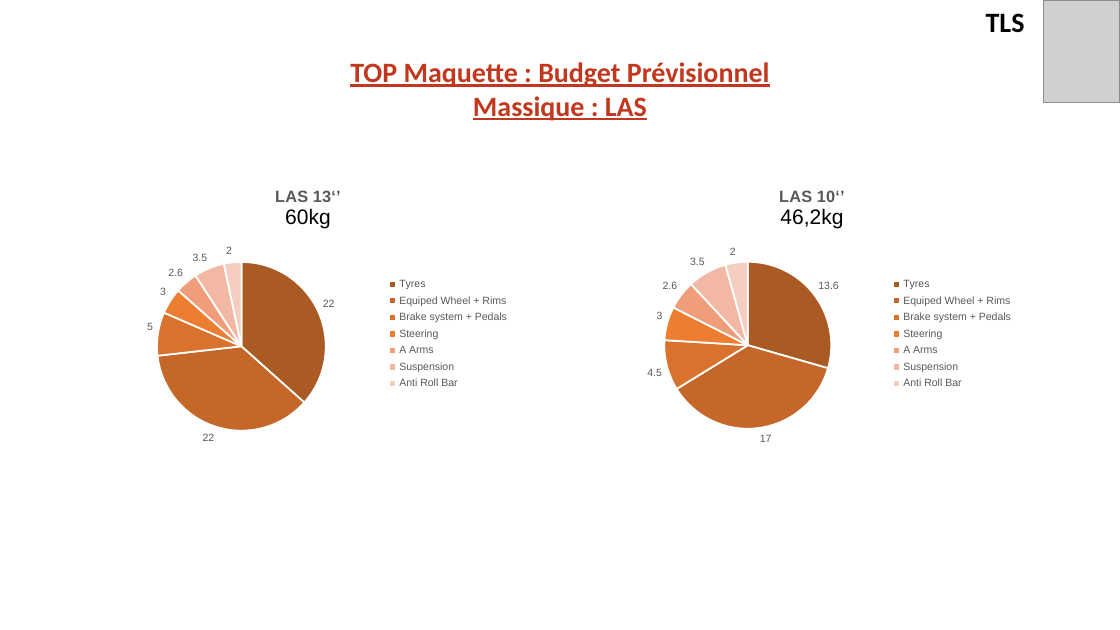
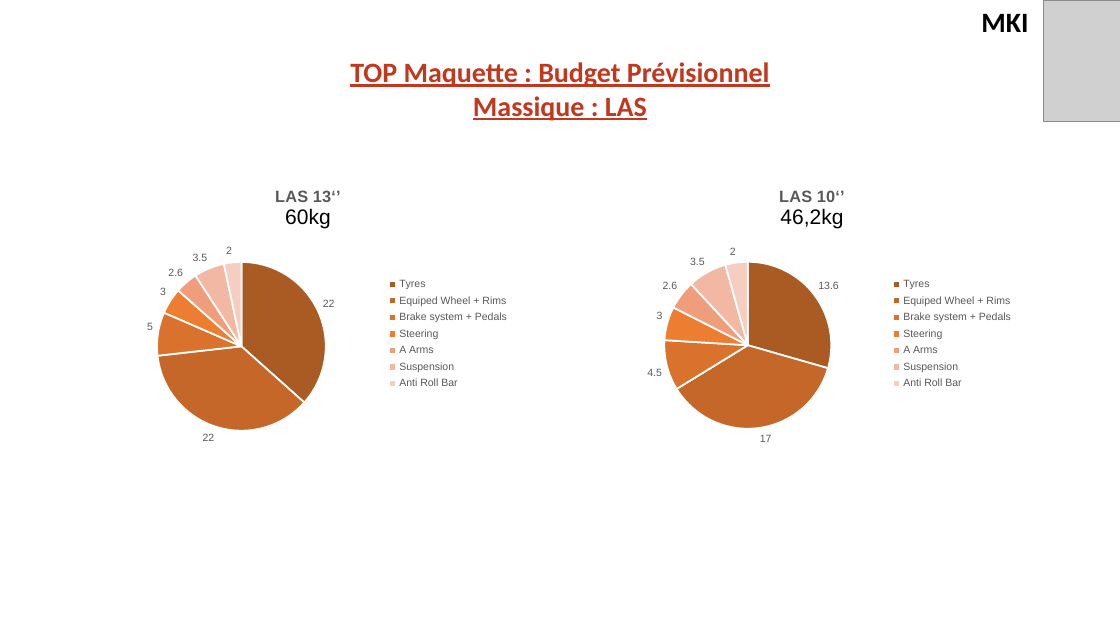
Before and after one commit to EOSCogniton/STUF-2020, a slide deck: slide 13 of AB_TOPs/02_Top_Maquette/Top_Maquette_V2.0.pptx. Drawn at 1120x630 pixels with LibreOffice and Linux fonts; fonts in the diff are those of the drawing; grey boxes stand for pictures; background and template pictures are left out. Boxes give left, top, right and bottom in pixels: in the first picture for what was removed or moved away, otherwise in the second. Text is boxed around its words. In the diff, an @@ line names an element or a change of style, - is before the commit and + after.

```diff
--- a/AB_TOPs/02_Top_Maquette/Top_Maquette_V2.0.pptx
+++ b/AB_TOPs/02_Top_Maquette/Top_Maquette_V2.0.pptx
@@ text at box(981, 14, 1028, 32): text changed @@
-TLS
+MKI
@@ picture: place and size @@
-picture at box(1044, 0, 1120, 103)
+picture at box(1044, 0, 1120, 122)
```
Also in this commit, not shown: 4 other slides changed.
